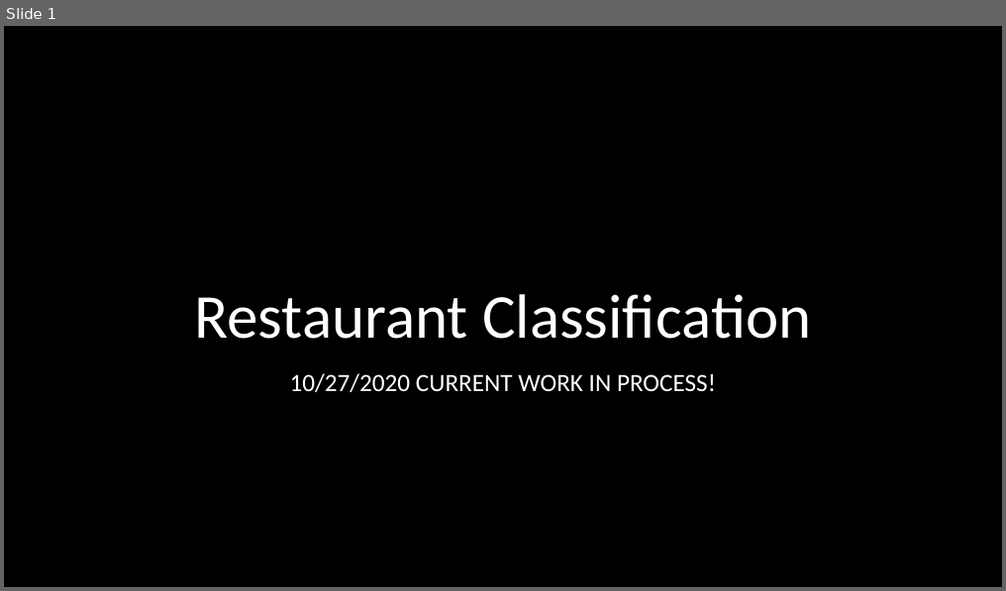
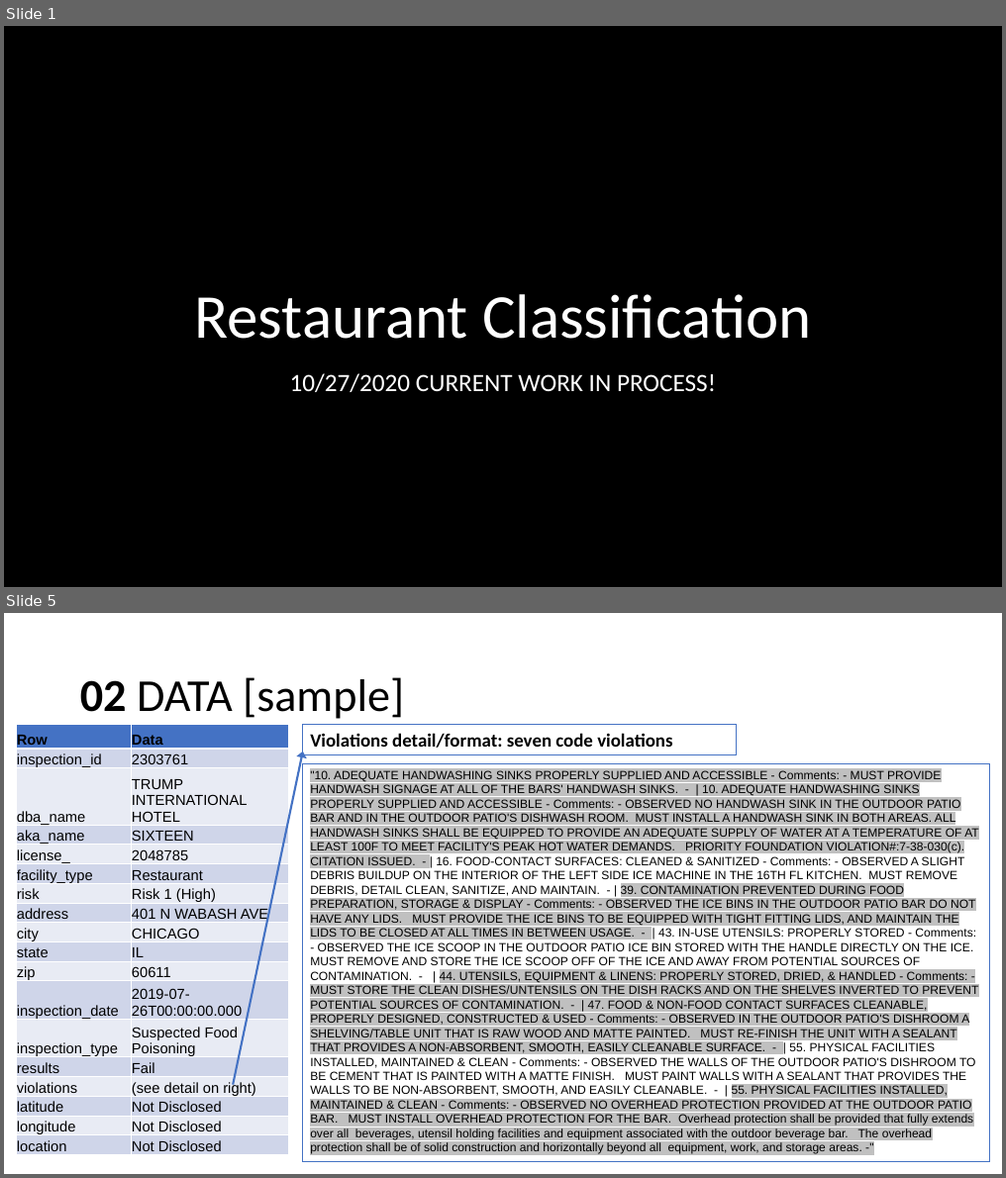
Before and after one commit to sstarkjr/NLP-food-safety-classification, a slide deck: Presentation.pptx. Shown one above the other, each under a label of ours: slide 1 before the commit, slides 1 and 5 after it; the slides between them are not shown. The pictures are 1006x591 and 1006x1178 pixels, drawn with LibreOffice and Linux fonts; fonts in the diff are those of the drawing; background and template pictures are left out. Boxes give left, top, right and bottom in pixels: in the first picture for what was removed or moved away, otherwise in the second. Text is boxed around its words. In the diff, an @@ line names an element or a change of style, - is before the commit and + after.

```diff
--- a/Presentation.pptx
+++ b/Presentation.pptx
@@ slide 5 added at <box>4,613,1002,1174</box>, background #FFFFFF @@
@@ title added at <box>80,677,404,719</box>, 44 pt, text #000000 @@
+02 DATA [sample]
@@ table added at <box>16,725,288,1156</box>, 18 rows, 2 columns @@
+Row | Data
+inspection_id | 2303761
+dba_name | TRUMP INTERNATIONAL HOTEL
+aka_name | SIXTEEN
+license_ | 2048785
+facility_type | Restaurant
+risk | Risk 1 (High)
+address | 401 N WABASH AVE
+city | CHICAGO
+state | IL
+zip | 60611
+inspection_date | 2019-07-26T00:00:00.000
+inspection_type | Suspected Food Poisoning
+results | Fail
+violations | (see detail on right)
+latitude | Not Disclosed
+longitude | Not Disclosed
+location | Not Disclosed
@@ rectangle added at <box>303,725,737,755</box>, outline #4472C4 0.75 pt, 18 pt, text #000000, bold @@
+Violations detail/format: seven code violations
@@ arrow added from (233, 1084) to (303, 752), #4472C4 2 pt @@
@@ rectangle added at <box>303,763,990,1162</box>, outline #4472C4 0.75 pt, 11.5 pt, text #000000 @@
+"10. ADEQUATE HANDWASHING SINKS PROPERLY SUPPLIED AND ACCESSIBLE - Comments: - MUST PROVIDE HANDWASH SIGNAGE AT ALL OF THE BARS' HANDWASH SINKS. - | 10. ADEQUATE HANDWASHING SINKS PROPERLY SUPPLIED AND ACCESSIBLE - Comments: - OBSERVED NO HANDWASH SINK IN THE OUTDOOR PATIO BAR AND IN THE OUTDOOR PATIO'S DISHWASH ROOM. MUST INSTALL A HANDWASH SINK IN BOTH AREAS. ALL HANDWASH SINKS SHALL BE EQUIPPED TO PROVIDE AN ADEQUATE SUPPLY OF WATER AT A TEMPERATURE OF AT LEAST 100F TO MEET FACILITY'S PEAK HOT WATER DEMANDS. PRIORITY FOUNDATION VIOLATION#:7-38-030(c). CITATION ISSUED. - | 16. FOOD-CONTACT SURFACES: CLEANED & SANITIZED - Comments: - OBSERVED A SLIGHT DEBRIS BUILDUP ON THE INTERIOR OF THE LEFT SIDE ICE MACHINE IN THE 16TH FL KITCHEN. MUST REMOVE DEBRIS, DETAIL CLEAN, SANITIZE, AND MAINTAIN. - | 39. CONTAMINATION PREVENTED DURING FOOD PREPARATION, STORAGE & DISPLAY - Comments: - OBSERVED THE ICE BINS IN THE OUTDOOR PATIO BAR DO NOT HAVE ANY LIDS. MUST PROVIDE THE ICE BINS TO BE EQUIPPED WITH TIGHT FITTING LIDS, AND MAINTAIN THE LIDS TO BE CLOSED AT ALL TIMES IN BETWEEN USAGE. - | 43. IN-USE UTENSILS: PROPERLY STORED - Comments: - OBSERVED THE ICE SCOOP IN THE OUTDOOR PATIO ICE BIN STORED WITH THE HANDLE DIRECTLY ON THE ICE. MUST REMOVE AND STORE THE ICE SCOOP OFF OF THE ICE AND AWAY FROM POTENTIAL SOURCES OF CONTAMINATION. - | 44. UTENSILS, EQUIPMENT & LINENS: PROPERLY STORED, DRIED, & HANDLED - Comments: - MUST STORE THE CLEAN DISHES/UNTENSILS ON THE DISH RACKS AND ON THE SHELVES INVERTED TO PREVENT POTENTIAL SOURCES OF CONTAMINATION. - | 47. FOOD & NON-FOOD CONTACT SURFACES CLEANABLE, PROPERLY DESIGNED, CONSTRUCTED & USED - Comments: - OBSERVED IN THE OUTDOOR PATIO'S DISHROOM A SHELVING/TABLE UNIT THAT IS RAW WOOD AND MATTE PAINTED. MUST RE-FINISH THE UNIT WITH A SEALANT THAT PROVIDES A NON-ABSORBENT, SMOOTH, EASILY CLEANABLE SURFACE. - | 55. PHYSICAL FACILITIES INSTALLED, MAINTAINED & CLEAN - Comments: - OBSERVED THE WALLS OF THE OUTDOOR PATIO'S DISHROOM TO BE CEMENT THAT IS PAINTED WITH A MATTE FINISH. MUST PAINT WALLS WITH A SEALANT THAT PROVIDES THE WALLS TO BE NON-ABSORBENT, SMOOTH, AND EASILY CLEANABLE. - | 55. PHYSICAL FACILITIES INSTALLED, MAINTAINED & CLEAN - Comments: - OBSERVED NO OVERHEAD PROTECTION PROVIDED AT THE OUTDOOR PATIO BAR. MUST INSTALL OVERHEAD PROTECTION FOR THE BAR. Overhead protection shall be provided that fully extends over all beverages, utensil holding facilities and equipment associated with the outdoor beverage bar. The overhead protection shall be of solid construction and horizontally beyond all equipment, work, and storage areas. -"
```
Also in this commit, not shown: 6 slides changed, 1 other slide added, 3 slides removed, 3 other files.
